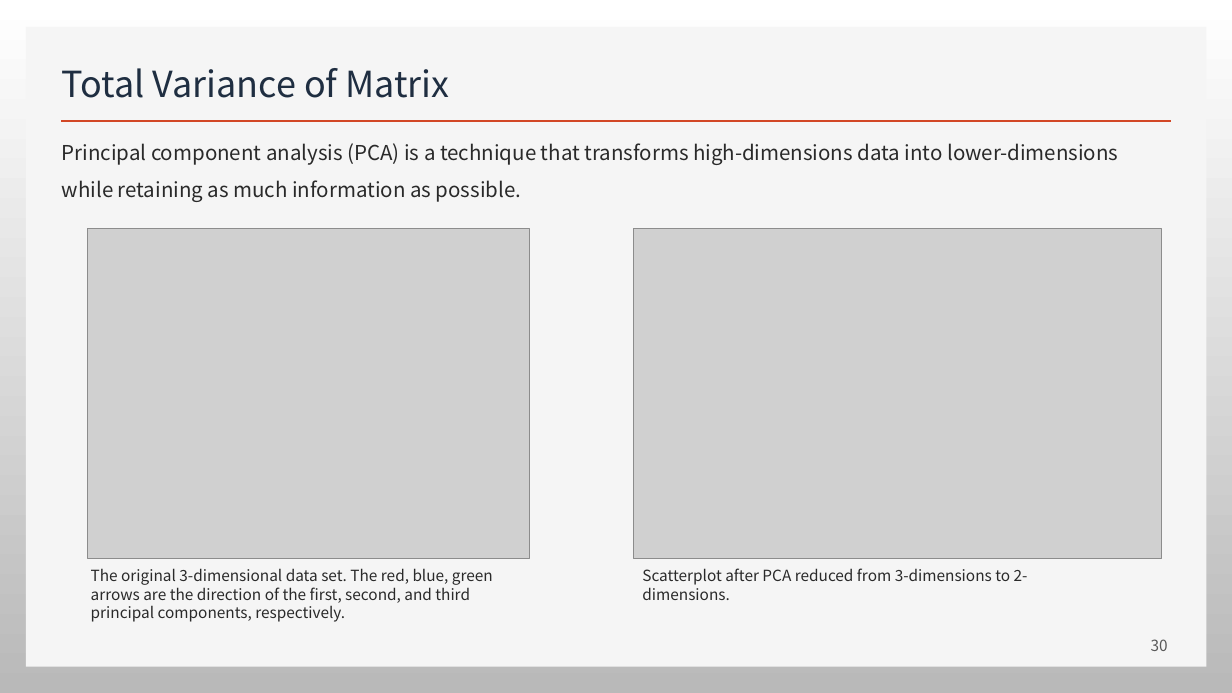
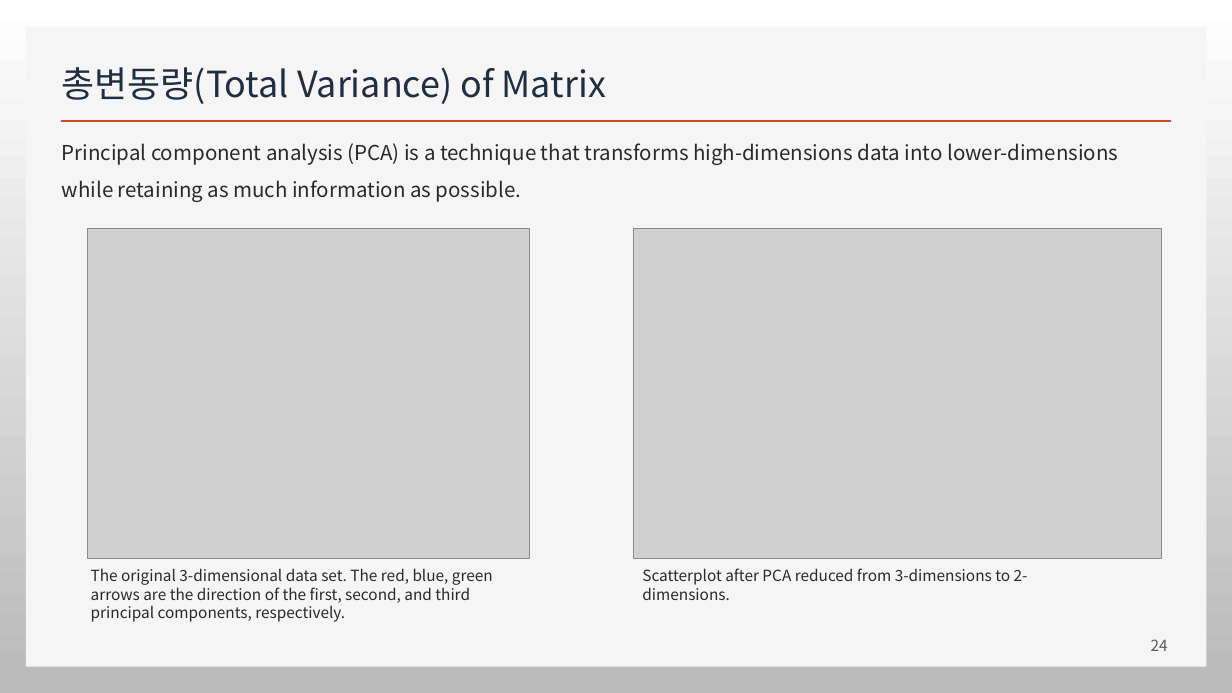
Before and after one commit to ancestor9/mathematics-for-machine-learning, a slide deck: slide 24 of Linear_Algebra/w5_PCA_linear_transformation.pptx (slide 30 before the commit). Drawn at 1232x693 pixels with LibreOffice and Linux fonts; fonts in the diff are those of the drawing; grey boxes stand for pictures; background and template pictures are left out. Boxes give left, top, right and bottom in pixels: in the first picture for what was removed or moved away, otherwise in the second. Text is boxed around its words. In the diff, an @@ line names an element or a change of style, - is before the commit and + after.

```diff
--- a/Linear_Algebra/w5_PCA_linear_transformation.pptx
+++ b/Linear_Algebra/w5_PCA_linear_transformation.pptx
@@ title at [62, 67, 606, 104]: text changed @@
-Total Variance of Matrix
+총변동량(Total Variance) of Matrix
@@ page number at [1151, 639, 1168, 651]: text changed @@
-30
+24
```
Also in this commit, not shown: 12 other slides changed, 2 slides added, 5 slides removed, 1 other file.
